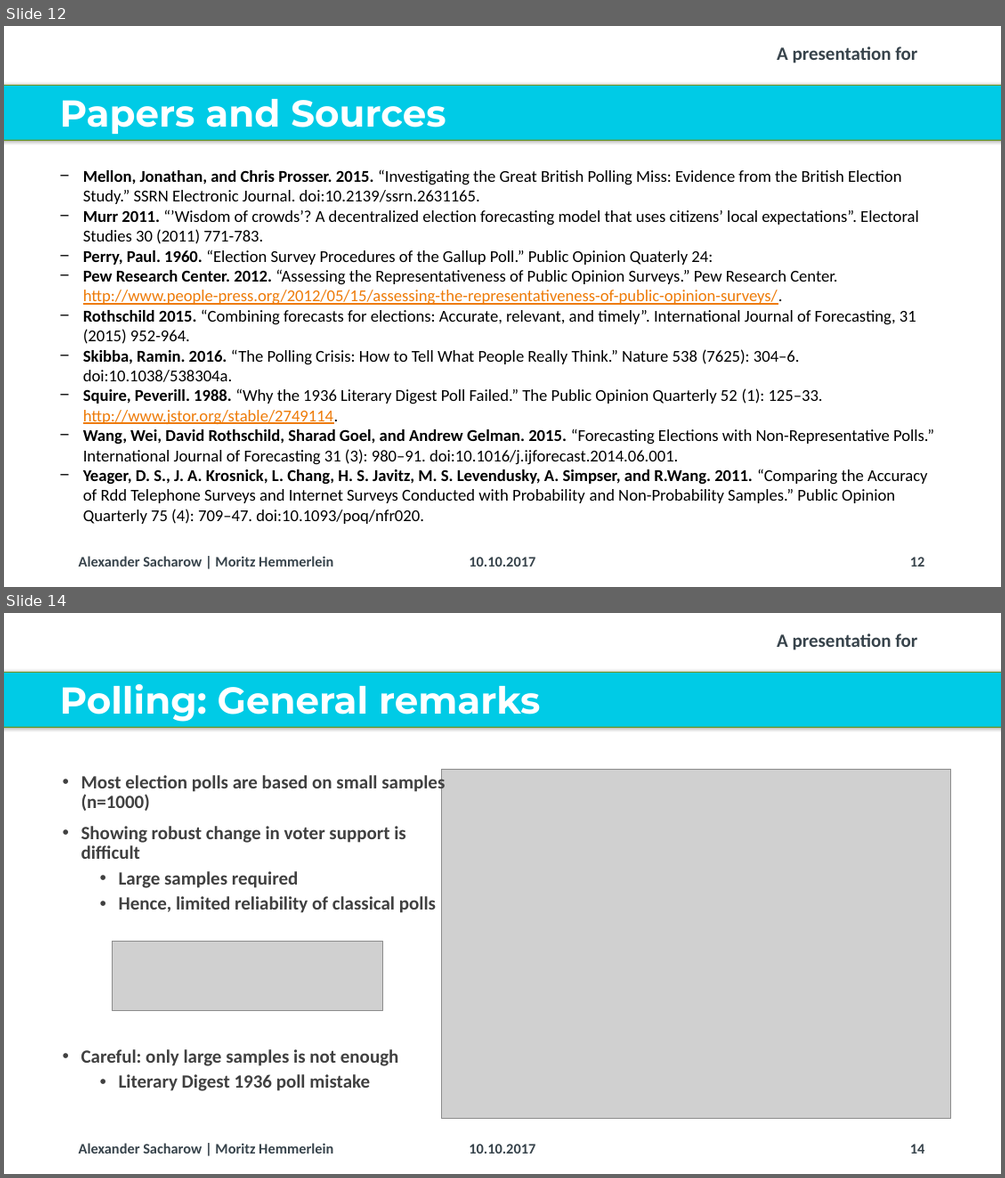
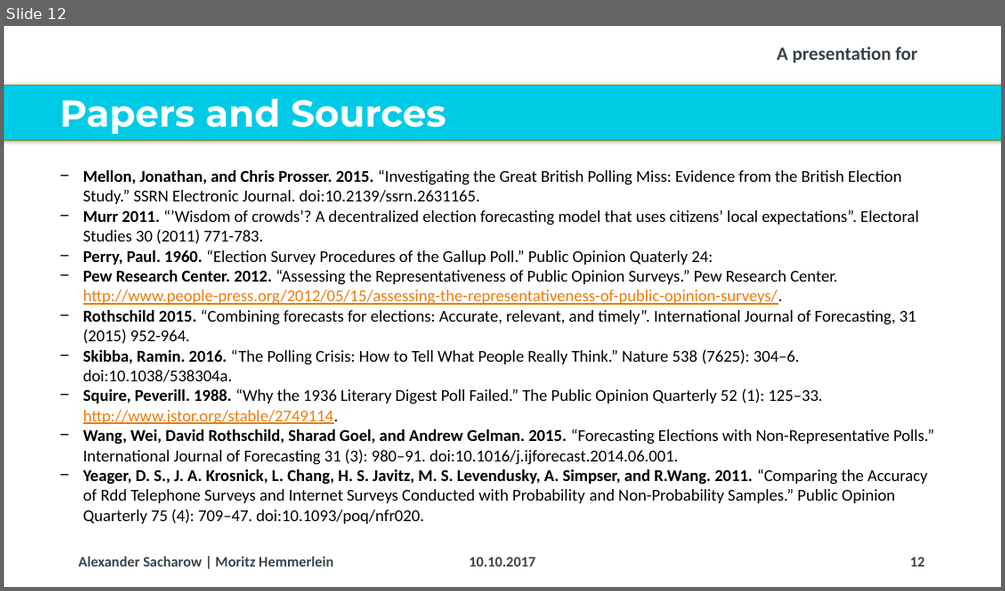
Before and after one commit to Corrod3/ElectionForecasting, a slide deck: Dalia Presentation/20171006_Dalia_Lunchtime Talk_Election Forecasting_v2.pptx. Shown one above the other, each under a label of ours: slides 12 and 14 before the commit, slide 12 after it; the slides between them are not shown. The pictures are 1005x1178 and 1005x591 pixels, drawn with LibreOffice and Linux fonts; fonts in the diff are those of the drawing; grey boxes stand for pictures; background and template pictures are left out. Boxes give left, top, right and bottom in pixels: in the first picture for what was removed or moved away, otherwise in the second. Text is boxed around its words. In the diff, an @@ line names an element or a change of style, - is before the commit and + after.

```diff
--- a/Dalia Presentation/20171006_Dalia_Lunchtime Talk_Election Forecasting_v2.pptx
+++ b/Dalia Presentation/20171006_Dalia_Lunchtime Talk_Election Forecasting_v2.pptx
@@ slide 14 removed at box(4, 613, 1001, 1174), background #FFFFFF; not listed: 3 template elements that a slide beside it also shows @@
@@ title removed at box(60, 684, 540, 722) @@
-Polling: General remarks
@@ text removed at box(81, 772, 445, 1091) @@
-• Most election polls are based on small samples (n=1000)
-• Showing robust change in voter support is difficult
-  • Large samples required
-  • Hence, limited reliability of classical polls
-• Careful: only large samples is not enough
-  • Literary Digest 1936 poll mistake
@@ picture removed at box(442, 769, 952, 1118) @@
@@ picture removed at box(113, 941, 383, 1011) @@
@@ text removed at box(469, 1143, 535, 1153) @@
-10.10.2017
@@ page number removed at box(910, 1143, 925, 1153) @@
-14
```
Also in this commit, not shown: 4 slides changed, 2 slides added, 2 other slides removed, 3 other files.
